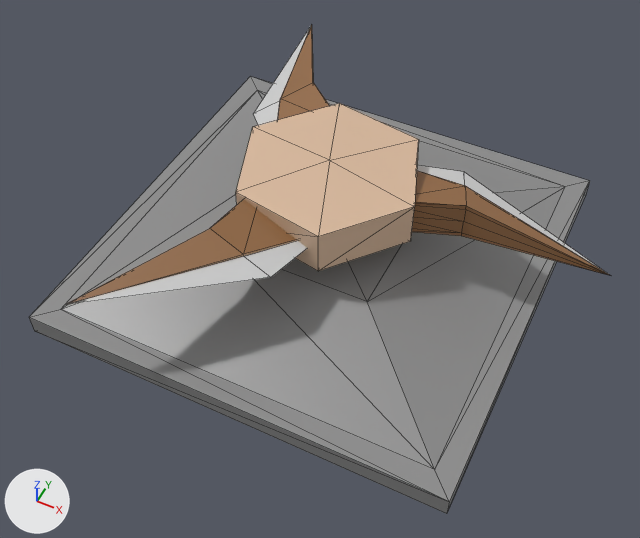
One commit to the Blender file assets/model/sharp.blend: the scene before it, then after it.
Before and after are seen from a camera (50 mm lens) standing at (0.636, -1.32, 1.599) and looking at (0.031, -0.11, 0.086). The lights are fixed; the arrows at lower left show +X, +Y and +Z. Mesh edges are drawn as thin lines.
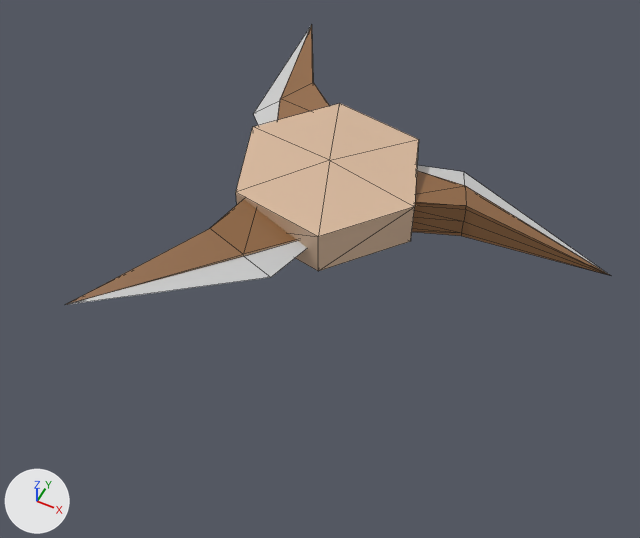
The newer file is also turned or shifted as a whole; pictures and numbers use the older file's frame.

Where the change shows, as pixel boxes (x1, y1, x2, y2) in the pictures (640 x 538 px):
```json
{"object": "Cube", "change": "reshaped", "before": [29, 25, 611, 514], "after": [66, 25, 611, 305], "on screen": "6% narrower, 43% shorter"}
{"part": 1, "of": "me_cube", "change": "deleted", "before": [29, 76, 590, 514]}
```

Scene script edits in JSON lines:
```json
{"block": "me_cube", "where": "me_cube.from_pydata(...)  # 81 vertices, 104 faces; spans x -0.5..0.631, y -0.549..0.543, z 0.0..0.316"}
{"block": "me_cube", "where": "# used by ob_cube; location = (0.0, 0.0, 0.0)"}
{"block": "me_cube", "change": "me_cube part 1: the loose piece of 16 vertices spanning x -0.5..0.5, y -0.5..0.5, z 0.0..0.125 is deleted"}
```
